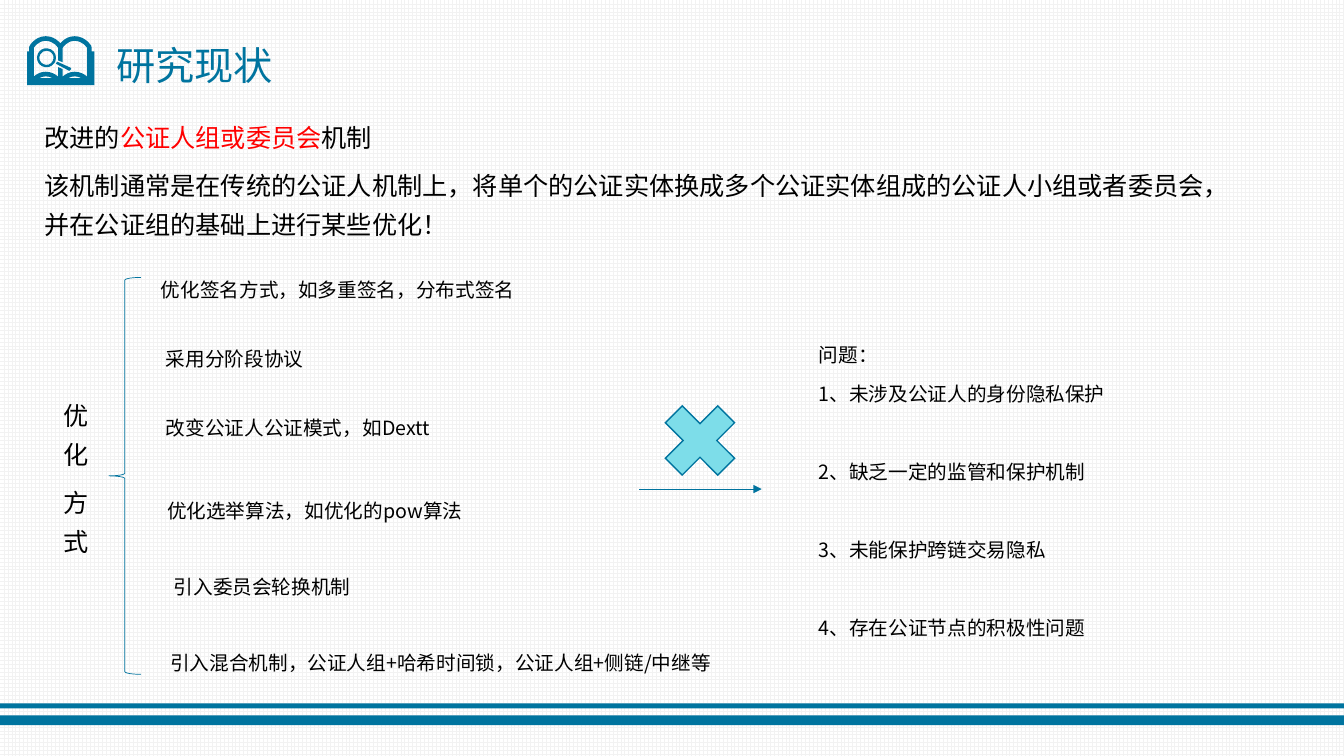
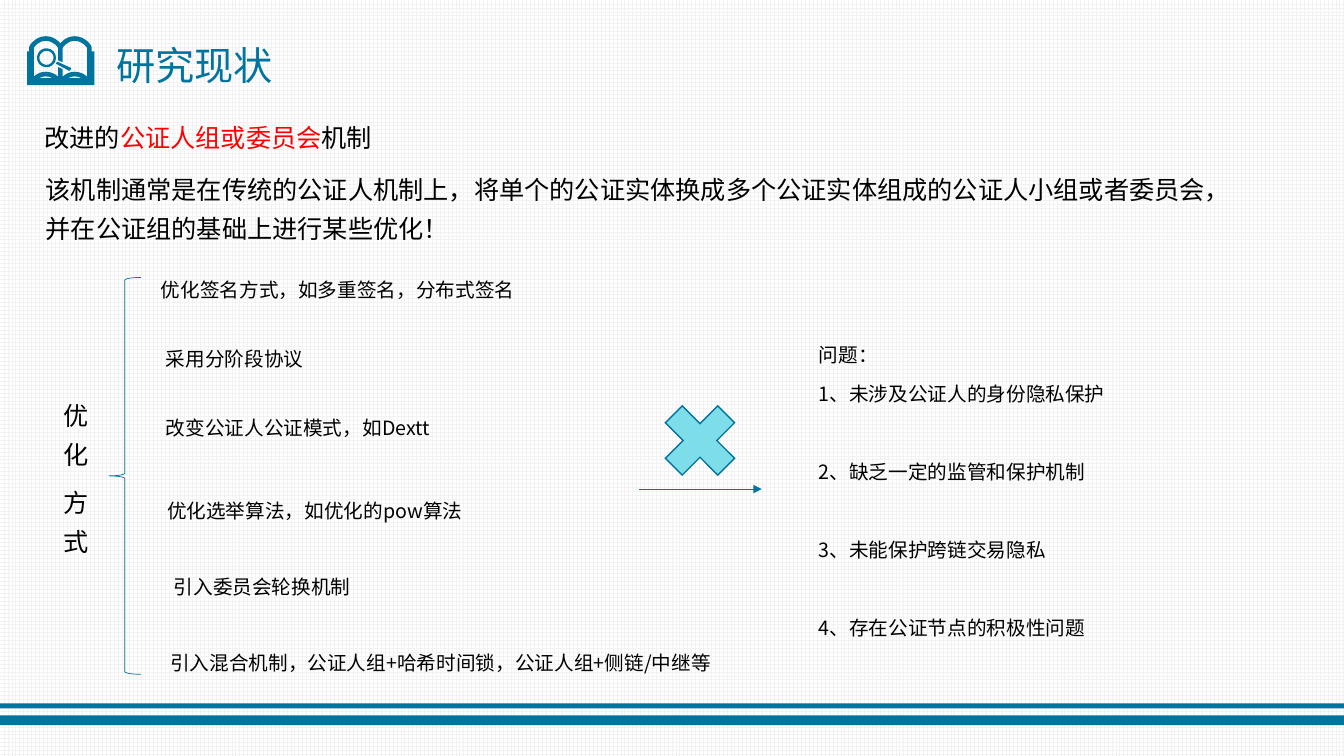
Before and after one commit to jiangquanli-0304/notary, a slide deck: slide 8 of 开题报告.pptx. Drawn at 1344x756 pixels with LibreOffice and Linux fonts; fonts in the diff are those of the drawing. Boxes give left, top, right and bottom in pixels: in the first picture for what was removed or moved away, otherwise in the second. Text is boxed around its words. In the diff, an @@ line names an element or a change of style, - is before the commit and + after.

```diff
--- a/开题报告.pptx
+++ b/开题报告.pptx
@@ text "该机制通常是在传统的公证人机制上，将单个的公证实体换成多个公证实体组成的公证人小组或者委员会，并在公证组的基础上进行某些 ...": place and size @@
-text "该机制通常是在传统的公证人机制上，将单个的公证实体换成多个公证实体组成的公证人小组或者委员会，并在公证组的基础上进行某些 ..." at <box>45,173,1229,236</box>
+text "该机制通常是在传统的公证人机制上，将单个的公证实体换成多个公证实体组成的公证人小组或者委员会，并在公证组的基础上进行某些 ..." at <box>46,177,1230,240</box>
```
Also in this commit, not shown: 5 other slides changed, 5 other files.
